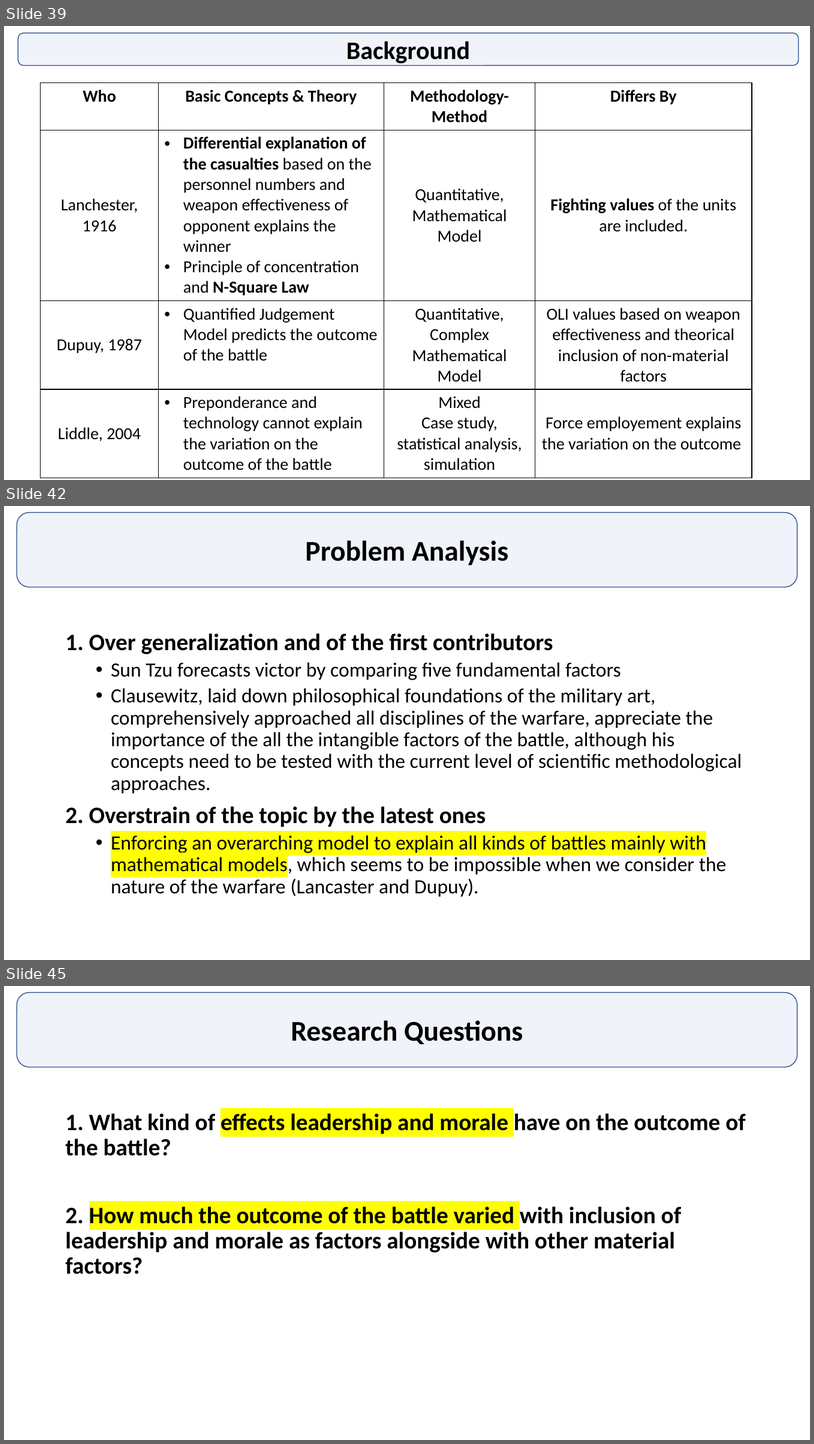
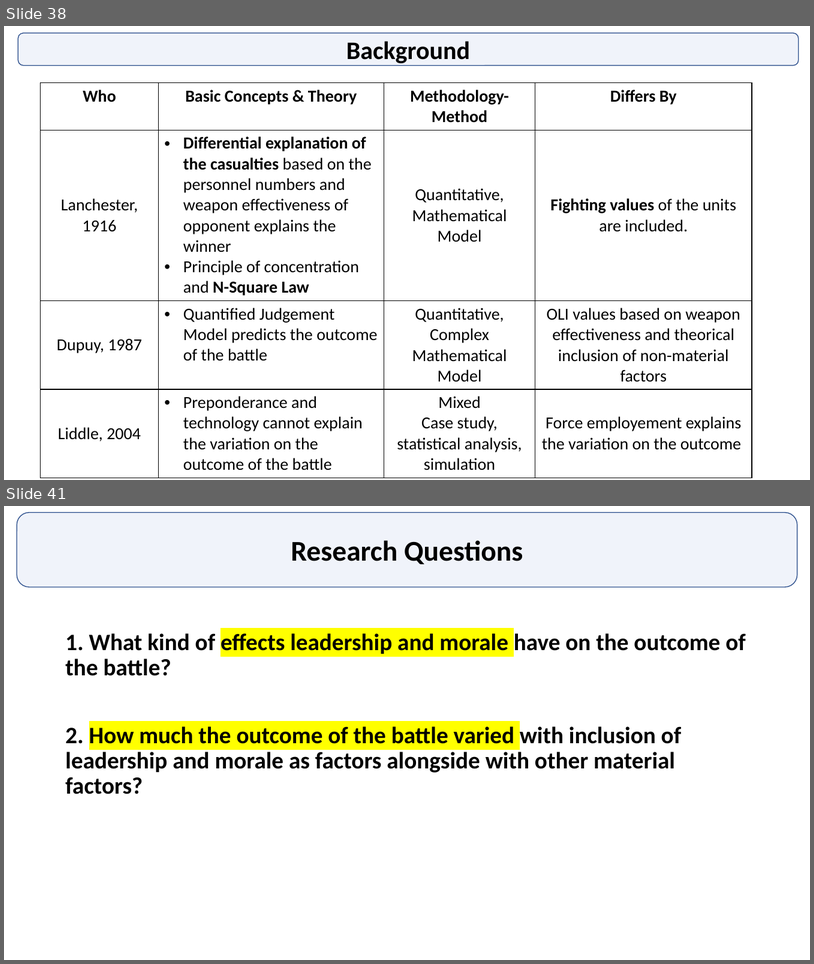
Before and after one commit to GurkanGitHub/PhD, a slide deck: PhD Discussion.pptx. Shown one above the other, each under a label of ours: slides 39, 42 and 45 before the commit, slides 38 and 41 after it; the slides between them are not shown. The pictures are 814x1444 and 814x964 pixels, drawn with LibreOffice and Linux fonts; fonts in the diff are those of the drawing. Boxes give left, top, right and bottom in pixels: in the first picture for what was removed or moved away, otherwise in the second. Text is boxed around its words. In the diff, an @@ line names an element or a change of style, - is before the commit and + after.

```diff
--- a/PhD Discussion.pptx
+++ b/PhD Discussion.pptx
@@ slide 42 removed at bbox=[4, 506, 810, 960], background #FFFFFF @@
@@ rounded rectangle removed at bbox=[17, 513, 798, 587] @@
-Problem Analysis
@@ text removed at bbox=[65, 633, 742, 897] @@
-1. Over generalization and of the first contributors
-  • Sun Tzu forecasts victor by comparing five fundamental factors
-  • Clausewitz, laid down philosophical foundations of the military art, comprehensively approached all disciplines of the warfare, appreciate the importance of the all the intangible factors of the battle, although his concepts need to be tested with the current level of scientific methodological approaches.
-2. Overstrain of the topic by the latest ones
-  • Enforcing an overarching model to explain all kinds of battles mainly with mathematical models, which seems to be impossible when we consider the nature of the warfare (Lancaster and Dupuy).
@@ what was slide 39 is now slide 38 @@
@@ what was slide 45 is now slide 41 @@
```
Also in this commit, not shown: 2 slides changed, 1 slide added, 6 other slides removed, 5 other files.
